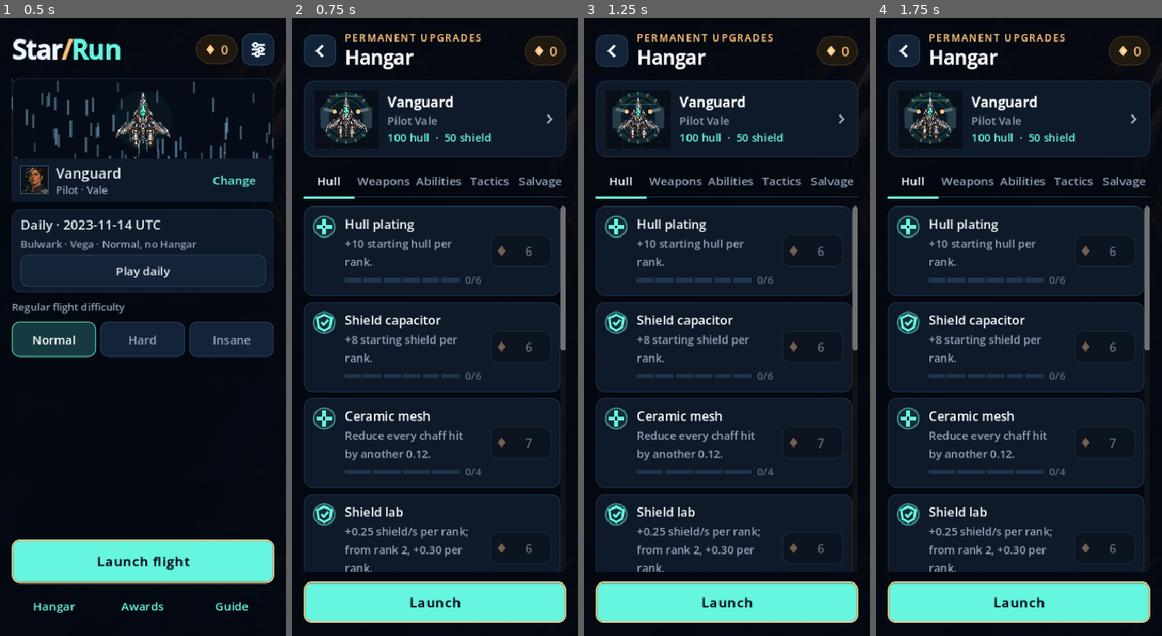
Above: before the commit, frames 1-4 (left to right).
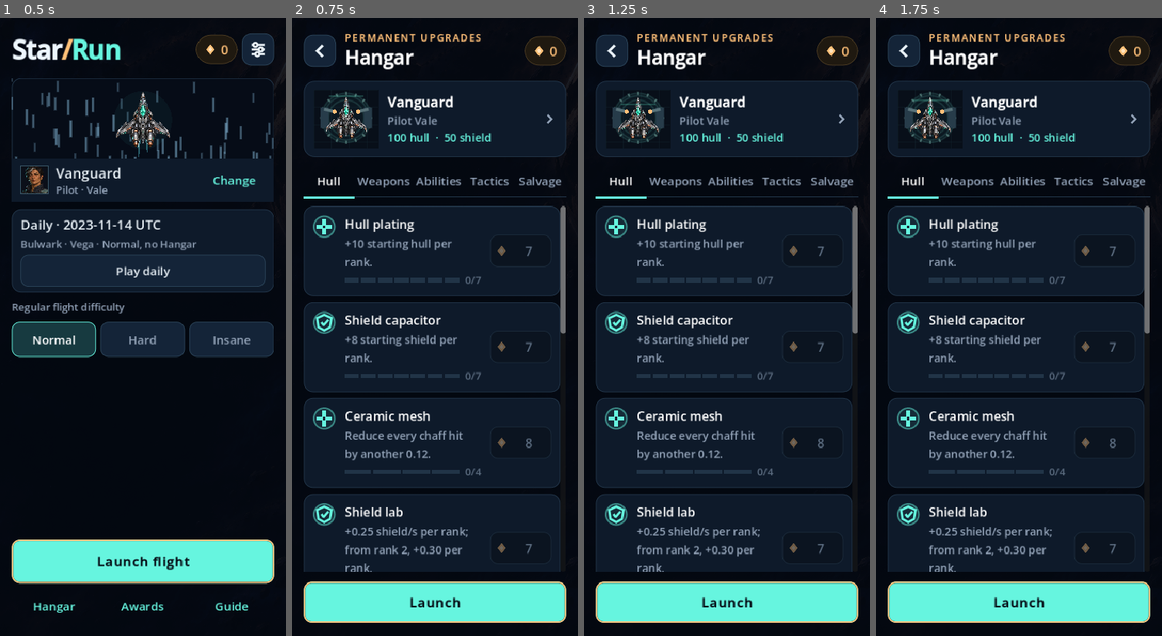
Above: after the commit, the same moments.

Repository: killjoy00/StarRun
Game: Godot game, scene res://scenes/main.tscn
Same seed, same stepped clock (60 frames per second), same inputs: the game is played once before the commit and once after it.
Inputs:
- Up to frame 1 (0.5 s): no input
- Up to frame 2 (0.75 s): click "Hangar" at 0.5 s
- Up to frame 3 (1.25 s): no input
- Up to frame 4 (1.75 s): click "Hull" at 1.25 s

Frame 1 is identical in both runs. In frame 2, 0.3% of the frame differs, in the area x 23-96%, y 37-87%; in frame 3, 0.3%; in frame 4, 0.3%.

Commit message:
Compound another 10% Hangar prices, extend five caps and add boss-specialist tracks

Diff:
--- a/scripts/catalog.gd
+++ b/scripts/catalog.gd
@@ -25,17 +25,17 @@
 
 const GROUPS := ["Hull", "Weapons", "Abilities", "Tactics", "Salvage"]
 const HANGAR := [
-	{"id":"hull", "name":"Hull plating", "group":"Hull", "description":"+10 starting hull per rank.", "max":6, "cost":5, "step":0},
-	{"id":"shield", "name":"Shield capacitor", "group":"Hull", "description":"+8 starting shield per rank.", "max":6, "cost":5, "step":2},
+	{"id":"hull", "name":"Hull plating", "group":"Hull", "description":"+10 starting hull per rank.", "max":7, "cost":5, "step":0},
+	{"id":"shield", "name":"Shield capacitor", "group":"Hull", "description":"+8 starting shield per rank.", "max":7, "cost":5, "step":2},
 	{"id":"armor", "name":"Ceramic mesh", "group":"Hull", "description":"Reduce every chaff hit by another 0.12.", "max":4, "cost":6, "step":2},
-	{"id":"regen", "name":"Shield lab", "group":"Hull", "description":"+0.25 shield/s per rank; from rank 2, +0.30 per rank.", "max":5, "cost":5, "step":0},
+	{"id":"regen", "name":"Shield lab", "group":"Hull", "description":"+0.25 shield/s per rank; from rank 2, +0.30 per rank.", "max":6, "cost":5, "step":0},
 	{"id":"repair", "name":"Maintenance bots", "group":"Hull", "description":"Repair 0.15 hull/s per rank; from rank 2, +0.20 per rank.", "max":4, "cost":8, "step":3},
 	{"id":"damage", "name":"Munitions lab", "group":"Weapons", "description":"All automatic weapons deal 8% more damage.", "max":5, "cost":5, "step":0},
 	{"id":"fire_rate", "name":"Feed accelerator", "group":"Weapons", "description":"All automatic weapons fire 5% faster.", "max":5, "cost":7, "step":2},
 	{"id":"guidance", "name":"Guidance array", "group":"Weapons", "description":"Widen pulse targeting and increase its gentle steering.", "max":4, "cost":6, "step":2},
 	{"id":"pulse_start", "name":"Pulse precharge", "group":"Weapons", "description":"Start each new flight with level 2 Pulse Cannon.", "max":1, "cost":15, "step":0},
 	{"id":"seeker_start", "name":"Loaded pods", "group":"Weapons", "description":"Start each new flight with level 2 Seeker Pods.", "max":1, "cost":15, "step":0},
-	{"id":"ability_cooldown", "name":"Reactor cooling", "group":"Abilities", "description":"Every ability recharges 3% faster per rank.", "max":5, "cost":7, "step":3},
+	{"id":"ability_cooldown", "name":"Reactor cooling", "group":"Abilities", "description":"Every ability recharges 3% faster per rank.", "max":6, "cost":7, "step":3},
 	{"id":"ability_power", "name":"Flux amplifier", "group":"Abilities", "description":"+6% ability damage, healing and duration.", "max":5, "cost":7, "step":3},
 	{"id":"reserve_shield", "name":"Cast capacitor", "group":"Abilities", "description":"Recover 5 shield whenever you activate an ability.", "max":3, "cost":10, "step":4},
 	{"id":"emergency", "name":"Emergency field", "group":"Abilities", "description":"Once per flight, gain 1.5 seconds of Aegis at low hull. +0.5s at rank 2.", "max":2, "cost":12, "step":8},
@@ -53,7 +53,7 @@
 	{"id":"warp_repairs","name":"Docking crew","group":"Hull","description":"Repair an extra 4% of maximum hull between worlds per rank.","max":3,"cost":14,"step":7},
 	{"id":"arc_start","name":"Charged coil","group":"Weapons","description":"Start each flight with one extra Arc Coil rank.","max":1,"cost":35,"step":0},
 	{"id":"lance_start","name":"Lance mount","group":"Weapons","description":"Start each flight with a rank-1 Lance.","max":1,"cost":40,"step":0},
-	{"id":"boss_damage","name":"Siege targeting","group":"Weapons","description":"Automatic weapons deal 3% more damage to bosses and their parts per rank.","max":5,"cost":14,"step":6},
+	{"id":"boss_damage","name":"Siege targeting","group":"Weapons","description":"Automatic weapons deal 3% more damage to bosses and their parts per rank.","max":6,"cost":14,"step":6},
 	{"id":"ordnance_damage","name":"Warhead tooling","group":"Weapons","description":"Seeker Pods deal 5% more damage per rank.","max":4,"cost":12,"step":5},
 	{"id":"signature_rank","name":"Pilot drills","group":"Abilities","description":"Your ship’s starting ability gains one rank per purchase.","max":2,"cost":16,"step":10},
 	{"id":"cast_repair","name":"Field patch kit","group":"Abilities","description":"Each ability use repairs 1 hull per rank.","max":3,"cost":18,"step":8},
@@ -62,7 +62,9 @@
 	{"id":"banish_relay","name":"Banish relay","group":"Tactics","description":"Regain one upgrade removal per rank when entering a new world.","max":2,"cost":20,"step":12},
 	{"id":"skip_patch","name":"Repair stores","group":"Tactics","description":"Skipping a draft repairs 6 extra hull per rank.","max":3,"cost":8,"step":4},
 	{"id":"module_salvage","name":"Component salvage","group":"Salvage","description":"Each destroyed boss part pays 1 extra core per rank.","max":3,"cost":18,"step":8},
-	{"id":"clean_clear","name":"Clean contract","group":"Salvage","description":"Clear a world above 60% hull for 3 extra cores per rank.","max":3,"cost":18,"step":8}
+	{"id":"clean_clear","name":"Clean contract","group":"Salvage","description":"Clear a world above 60% hull for 3 extra cores per rank.","max":3,"cost":18,"step":8},
+	{"id":"module_breaker","name":"Breach sensors","group":"Weapons","description":"Deal 6% more damage to targetable boss modules per rank. Boss cores are unaffected.","max":3,"cost":18,"step":8},
+	{"id":"point_defense","name":"Point defense","group":"Hull","description":"Take 5% less damage from boss bullets and missiles per rank; not heavy beams.","max":3,"cost":16,"step":7}
 ]
 
 static func defaults() -> Dictionary:
@@ -77,14 +79,21 @@
 			return item
 	return {}
 
-# Future ranks cost more; historical purchases keep their actual receipts.
+# Historical purchases keep their exact receipts when resetting the Hangar.
+# The first 15% price increase remains the reference for the next +10%.
 static func legacy_price(id: String, rank: int) -> int:
 	var item := entry(id)
 	return int(item.get("cost", 0)) + int(item.get("step", 0)) * rank
 
-static func price(id: String, rank: int) -> int:
+static func previous_price(id: String, rank: int) -> int:
 	var base := legacy_price(id, rank)
 	return ceili(float(base) * 1.15) if base > 0 else 0
+
+static func price(id: String, rank: int) -> int:
+	# Compound another 10% on the *visible* post-15%-increase price.
+	# Integer ranks round up, and saved paid receipts always win on refund.
+	var previous := previous_price(id, rank)
+	return ceili(float(previous) * 1.10) if previous > 0 else 0
 
 static func legacy_refund(hangar: Dictionary) -> int:
 	var total := 0
